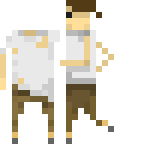
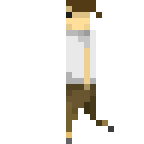
Before/after of a 144×144 layered artwork. What changed in the layer stack:
renamed "1" to "Копия 1", moved it above "1", painted on it over (0, 30, 114, 144)
renamed "1 #1" to "1", painted on it over (0, 30, 114, 144)
